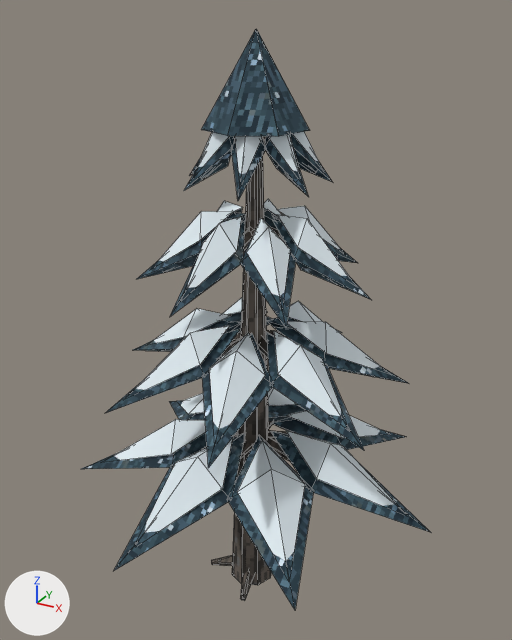
The glTF model ArenaTaticaUnity/Assets/ArenaTatica/Resources/Models/Mapa/neve/arvore.glb as it was, and as the next commit left it.
One viewpoint serves both versions: a camera (50 mm lens) standing at (1.17, -2.09, 2.24) and looking at (0.01, 0.02, 1.18). The lights are fixed; the arrows at lower left show +X, +Y and +Z. The first picture is the older version. Mesh edges are drawn as thin lines.

Names of what the first picture shows: 'neve_arvore'.
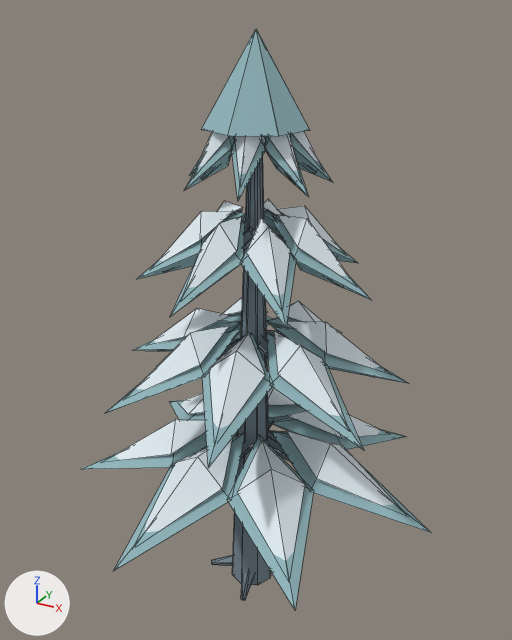
What differs and where, as boxes [x1, y1, x2, y2] in the pictures (512 x 640 px):
```json
{"object": "neve_arvore", "change": "surface changed", "before": [82, 29, 430, 610], "after": [82, 29, 430, 610], "on screen": "lighter"}
```

Scene script edits in JSON lines:
```json
{"block": "mat_neve_casca", "where": "n0 = _N.new('ShaderNodeBsdfPrincipled'); n0.name = 'Principled BSDF'"}
{"op": "set", "path": "n0.inputs[2].default_value", "old": "0.9", "new": "0.88", "note": "'Roughness'"}
{"block": "mat_neve_casca", "where": "n2 = _N.new('ShaderNodeMix'); n2.name = 'Mix'"}
{"op": "add", "block": "mat_neve_casca", "code": "n2.inputs[7].default_value = (0.19, 0.25, 0.3, 1.0)  # 'B', greyish blue #798995"}
{"op": "remove", "block": "mat_neve_casca", "code": "n4 = _N.new('ShaderNodeTexImage'); n4.name = 'Image Texture'"}
{"op": "remove", "block": "mat_neve_casca", "code": "n4.image = img_neve_casca"}
{"op": "remove", "block": "mat_neve_casca", "code": "n4.interpolation = 'Closest'"}
{"block": "mat_neve_casca", "where": "n3 = _N.new('ShaderNodeVertexColor'); n3.name = 'Color Attribute'"}
{"op": "remove", "block": "mat_neve_casca", "code": "_L.new(n3.outputs[0], n2.inputs[7])  # 'Color' to 'B'"}
{"op": "remove", "block": "mat_neve_casca", "code": "_L.new(n4.outputs[0], n2.inputs[6])  # 'Color' to 'A'"}
{"op": "add", "block": "mat_neve_casca", "code": "_L.new(n3.outputs[0], n2.inputs[6])  # 'Color' to 'A'"}
{"block": "mat_neve_folhagem", "where": "n0 = _N.new('ShaderNodeBsdfPrincipled'); n0.name = 'Principled BSDF'"}
{"op": "set", "path": "n0.inputs[2].default_value", "old": "0.9", "new": "0.88", "note": "'Roughness'"}
{"block": "mat_neve_folhagem", "where": "n2 = _N.new('ShaderNodeMix'); n2.name = 'Mix'"}
{"op": "add", "block": "mat_neve_folhagem", "code": "n2.inputs[7].default_value = (0.29, 0.48, 0.52, 1.0)  # 'B', greyish cyan #93b8bf"}
{"op": "remove", "block": "mat_neve_folhagem", "code": "n4 = _N.new('ShaderNodeTexImage'); n4.name = 'Image Texture'"}
{"op": "remove", "block": "mat_neve_folhagem", "code": "n4.image = img_neve_folhagem"}
{"op": "remove", "block": "mat_neve_folhagem", "code": "n4.interpolation = 'Closest'"}
{"block": "mat_neve_folhagem", "where": "n3 = _N.new('ShaderNodeVertexColor'); n3.name = 'Color Attribute'"}
{"op": "remove", "block": "mat_neve_folhagem", "code": "_L.new(n3.outputs[0], n2.inputs[7])  # 'Color' to 'B'"}
{"op": "remove", "block": "mat_neve_folhagem", "code": "_L.new(n4.outputs[0], n2.inputs[6])  # 'Color' to 'A'"}
{"op": "add", "block": "mat_neve_folhagem", "code": "_L.new(n3.outputs[0], n2.inputs[6])  # 'Color' to 'A'"}
```
